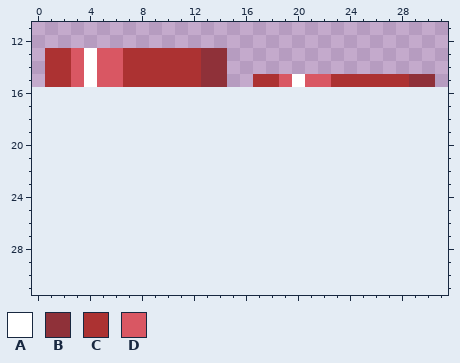
Pixel-art file: Platformer/Content/groundSwitch.aseprite. The picture above was drawn from the file before the commit.
32x16 pixels, 1 frame. Shown: x 0..31, y 11..31. The old version is drawn lined up with the new one, on the new canvas.
Palette (. is transparent): A #ffffff  B #8f3139  C #ac3232  D #d95763
Pixels before, first column x 1:
13 CCDADDCCCCCCBB................
14 CCDADDCCCCCCBB................
15 CCDADDCCCCCCBB..CCDADDCCCCCCBB
Once edited:
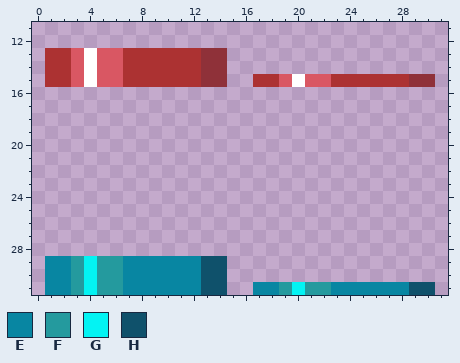
Colours new in this view: E #0886a2  F #249a9e  G #03f3f3  H #0f516b
Diff:
canvas 32x16 -> 32x32
y 29..30: x 1..14 .............. -> EEFGFFEEEEEEHH
y 31: x 1..14 .............. -> EEFGFFEEEEEEHH; x 17..30 .............. -> EEFGFFEEEEEEHH
Pixel boxes of the changes (left, top, right, bottom) in both pictures:
added: (45, 256, 435, 295)
